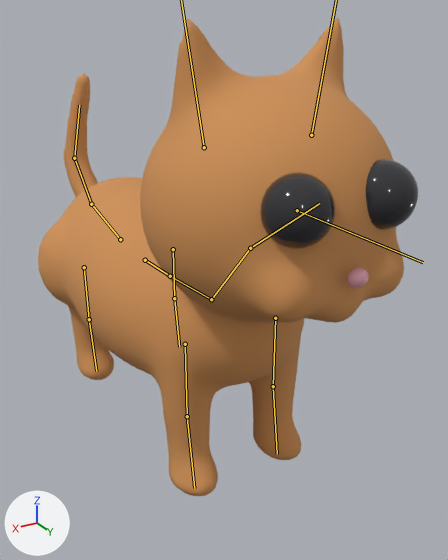
The glTF model assets/loaf/cat.glb, before and after one commit.
Both versions are drawn from a camera (50 mm lens) standing at (1.64, 3.32, 2.6) and looking at (-0.22, 0.22, 1.04). The lights are fixed; the arrows at lower left show +X, +Y and +Z. The older version comes first. The bones that change, and the others that lie on the model, are drawn over the model as lines.

In view in the first picture: 'CatBody', 'EyeL', 'EyeR', 'Nose'.
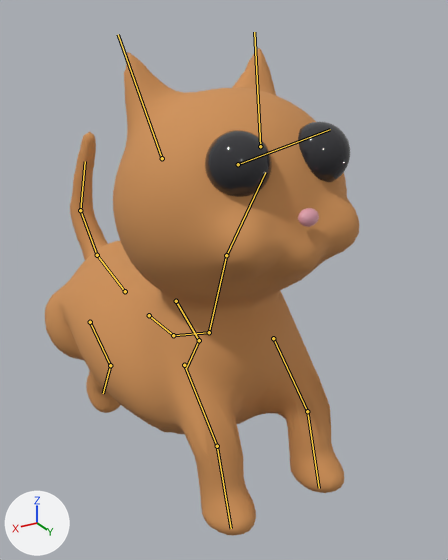
The newer file adds an action. The first version stands in its rest pose; the second is drawn at frame 16 of the action 'Pounce'.

Pixel boxes (x1, y1, x2, y2) of what changed, in the pictures (448 x 560 px):
'CatBody', posed (14% narrower): before (38, 18, 404, 496); after (45, 48, 359, 536)
'EyeL', posed: before (366, 159, 418, 230); after (298, 122, 350, 182)
'Nose', posed (8% narrower): before (346, 268, 369, 288); after (298, 208, 319, 227)
bone 'root', root to tip: before (145, 260) to (170, 276); after (149, 315) to (173, 335)
bone 'spine', root to tip: before (170, 276) to (211, 299); after (173, 335) to (209, 332)
bone 'legFL_up', root to tip: before (275, 318) to (273, 386); after (273, 338) to (307, 411)
bone 'legFL_lo', root to tip: before (273, 386) to (277, 454); after (307, 411) to (319, 488)
bone 'legFR_up', root to tip: before (185, 344) to (187, 416); after (184, 365) to (217, 446)
bone 'legFR_lo', root to tip: before (187, 416) to (194, 488); after (217, 446) to (231, 528)
bone 'legBL_up', root to tip: before (173, 249) to (174, 298); after (176, 301) to (199, 340)
bone 'legBL_lo', root to tip: before (174, 298) to (179, 347); after (199, 340) to (186, 368)
bone 'legBR_up', root to tip: before (84, 267) to (89, 319); after (90, 322) to (110, 365)
bone 'legBR_lo', root to tip: before (89, 319) to (96, 371); after (110, 365) to (103, 393)

The edits, one by one:
Bone 'root' (bone_root) moves from (0.0, 0.0, 0.0) to (0.0, 0.0, -0.433).
Bone 'spine' (bone_spine) turns from (0, 0, 0) to (22, 0, 0) degrees about its own x, y and z.
Bone 'legFL_up' (bone_legfl_up) turns from (0, 0, 0) to (27, 0, 0) degrees about its own x, y and z.
Bone 'legFL_lo' (bone_legfl_lo) turns from (0, 0, 0) to (-40, 0, 0) degrees about its own x, y and z.
Bone 'legFR_up' (bone_legfr_up) turns from (0, 0, 0) to (27, 0, 0) degrees about its own x, y and z.
Bone 'legFR_lo' (bone_legfr_lo) turns from (0, 0, 0) to (-40, 0, 0) degrees about its own x, y and z.
Bone 'legBL_up' (bone_legbl_up) turns from (0, 0, 0) to (64, 0, 0) degrees about its own x, y and z.
Bone 'legBL_lo' (bone_legbl_lo) turns from (0, 0, 0) to (-104, 0, 0) degrees about its own x, y and z.
Bone 'legBR_up' (bone_legbr_up) turns from (0, 0, 0) to (64, 0, 0) degrees about its own x, y and z.
Bone 'legBR_lo' (bone_legbr_lo) turns from (0, 0, 0) to (-104, 0, 0) degrees about its own x, y and z.
